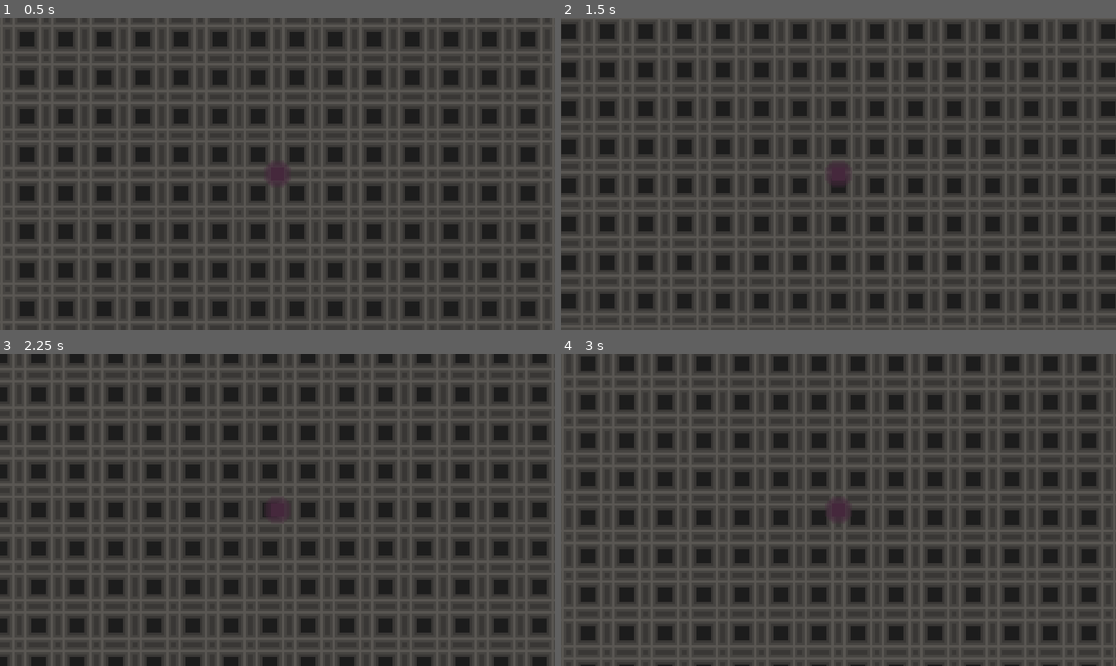
Above: before the commit, frames 1-4 (two rows, left to right).
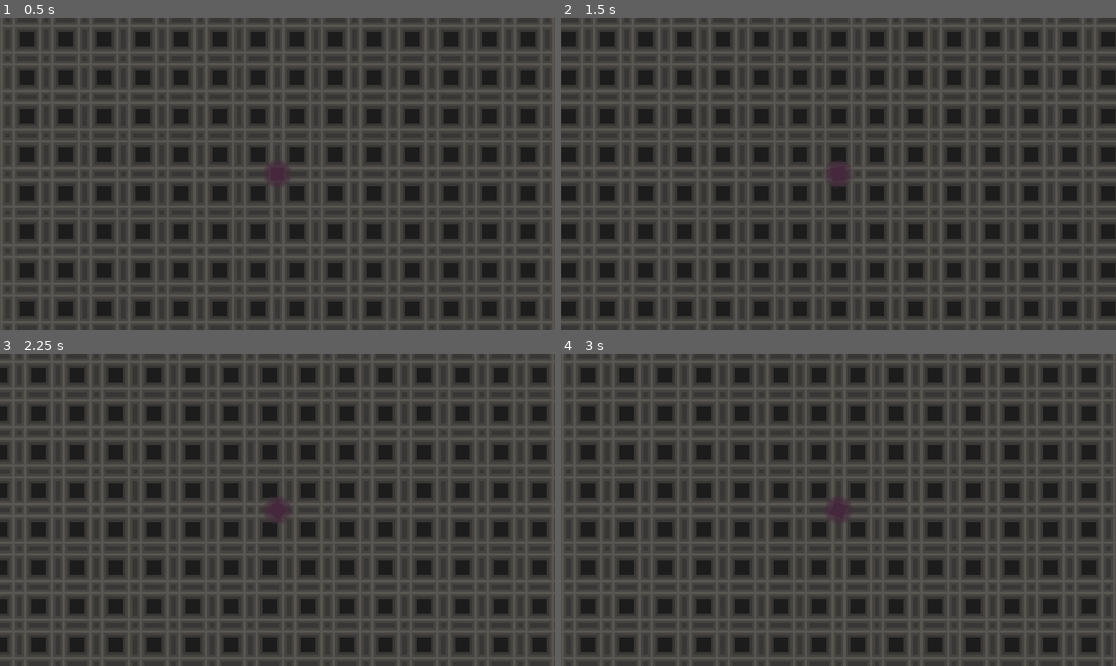
Above: after the commit, the same moments.

Repository: SosiskaKillerS/Battle-of-Shapes--Cubes-vs.-Triangles
Game: Godot game, scene res://world/world.tscn
Same seed, same stepped clock (60 frames per second), same inputs: the game is played once before the commit and once after it.
Inputs (mouse positions are in pixels of both pictures, inside the frame that each line leads up to):
- Up to frame 1 (0.5 s): no input
- Up to frame 2 (1.5 s): tap Enter at 0.5 s; move the mouse to (960, 158) at 0.52 s; hold D (RIGHT) 0.53-1.28 s; click (960, 158) at 0.6 s; move the mouse to (727, 189) at 1.27 s; hold S (DOWN, bound only before the commit) from 1.28 s (still down); click (727, 189) at 1.35 s
- Up to frame 3 (2.25 s): move the mouse to (333, 441) at 2.02 s; release S (DOWN, bound only before the commit) at 2.03 s; hold D (RIGHT) from 2.03 s (still down); click (333, 441) at 2.1 s
- Up to frame 4 (3 s): move the mouse to (810, 572) at 2.77 s; release D (RIGHT) at 2.78 s; hold W (UP, bound only before the commit) from 2.78 s (still down); click (810, 572) at 2.85 s

Frame 1 is identical in both runs. In frame 2, 24% of the frame differs, in the area x 0-100%, y 0-100%; in frame 3, 35%, in the area x 0-99%, y 0-100%; in frame 4, 24%.

Commit message:
update

Diff:
--- a/Player/Player.gd
+++ b/Player/Player.gd
@@ -2,10 +2,19 @@
 
 
 const SPEED = 100
+@onready var bullet_scene = preload("res://bullet/bullet.tscn")
 
 func get_input():
 	var input_direction = Input.get_vector("LEFT","RIGHT","UP","DOWN")
 	velocity = input_direction * SPEED
+	look_at(get_global_mouse_position())
+func _shoot():
+	if Input.is_action_just_pressed("SHOOT"):
+		var bullet = bullet_scene.instance()
+		bullet.position = global_position
+		bullet.set_direction(Vector2(1,0).rotated(rotation))
+		get_parent().add_child(bullet)
 func _physics_process(delta):
 	get_input()
+	_shoot()
 	move_and_slide()
--- /dev/null
+++ b/bullet/bullet.gd
@@ -0,0 +1,13 @@
+extends CharacterBody2D
+
+
+const SPEED = 300.0
+
+var direction = Vector2()
+
+
+func _physics_process(delta):
+	move_and_slide()
+
+func set_direction(new_direction):
+	direction = new_direction.normalized()
--- /dev/null
+++ b/bullet/bullet.tscn
@@ -0,0 +1,18 @@
+[gd_scene load_steps=4 format=3 uid="uid://7off0vs000wy"]
+
+[ext_resource type="Script" path="res://bullet/bullet.gd" id="1_cbjpa"]
+[ext_resource type="Texture2D" uid="uid://bx3xg6rt14y51" path="res://bullet/Sprite-0011.png" id="1_u6sxw"]
+
+[sub_resource type="CircleShape2D" id="CircleShape2D_s46j4"]
+radius = 3.16228
+
+[node name="bullet" type="CharacterBody2D"]
+script = ExtResource("1_cbjpa")
+
+[node name="Sprite2D" type="Sprite2D" parent="."]
+texture = ExtResource("1_u6sxw")
+
+[node name="Area2D" type="Area2D" parent="."]
+
+[node name="CollisionShape2D" type="CollisionShape2D" parent="Area2D"]
+shape = SubResource("CircleShape2D_s46j4")
--- a/project.godot
+++ b/project.godot
@@ -19,7 +19,7 @@
 
 window/size/viewport_width=1920
 window/size/viewport_height=1080
-mouse_cursor/custom_image="res://coursor/cursor.png"
+mouse_cursor/main_scene="res://Player/Player.tscn"
 
 [input]
 
@@ -35,18 +35,11 @@
 }
 UP={
 "deadzone": 0.5,
-"events": [Object(InputEventKey,"resource_local_to_scene":false,"resource_name":"","device":-1,"window_id":0,"alt_pressed":false,"shift_pressed":false,"ctrl_pressed":false,"meta_pressed":false,"pressed":false,"keycode":0,"physical_keycode":87,"key_label":0,"unicode":119,"echo":false,"script":null)
-]
+"events": []
 }
 DOWN={
 "deadzone": 0.5,
-"events": [Object(InputEventKey,"resource_local_to_scene":false,"resource_name":"","device":-1,"window_id":0,"alt_pressed":false,"shift_pressed":false,"ctrl_pressed":false,"meta_pressed":false,"pressed":false,"keycode":0,"physical_keycode":83,"key_label":0,"unicode":115,"echo":false,"script":null)
-]
-}
-SHOOT={
-"deadzone": 0.5,
-"events": [Object(InputEventMouseButton,"resource_local_to_scene":false,"resource_name":"","device":-1,"window_id":0,"alt_pressed":false,"shift_pressed":false,"ctrl_pressed":false,"meta_pressed":false,"button_mask":1,"position":Vector2(85, 14),"global_position":Vector2(89, 55),"factor":1.0,"button_index":1,"canceled":false,"pressed":true,"double_click":true,"script":null)
-]
+"events": []
 }
 
 [rendering]
